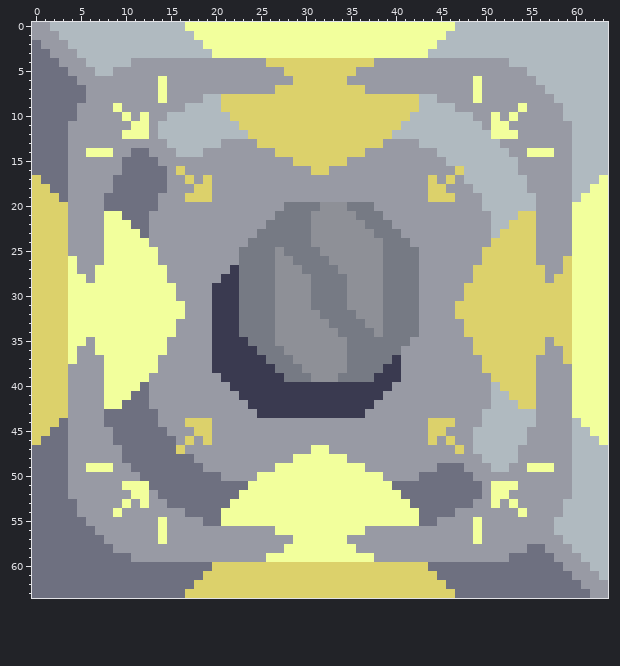
Two states of a pixel-art sprite, sprites/blocks/effect/trading-stations/silicon-trading-station.png. That is the earlier state.
The file is 64x64 pixels.
New version:
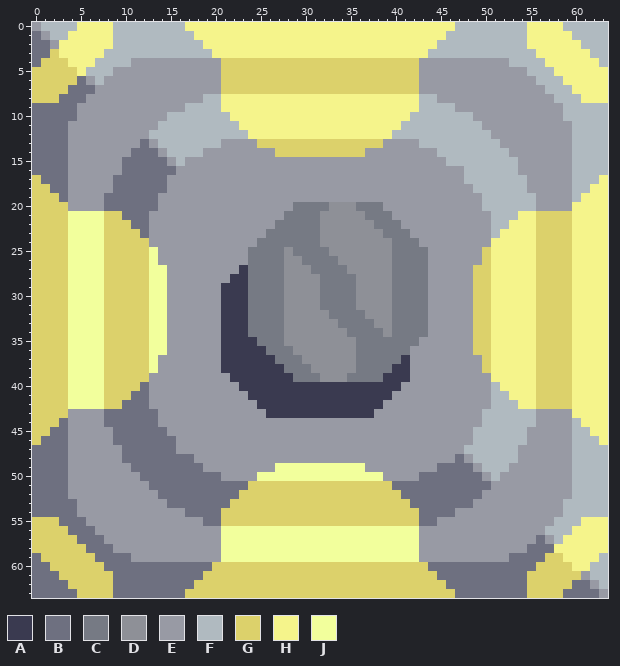
Palette (. is transparent): A #3a3a50  B #6e7080  C #767a84  D #8e9097  E #989aa4  F #b0bac0  G #dcd16b  H #f5f48b  J #f2ff9c
From old to new:
Changed rows in their new state; - is an unchanged pixel.
first column x 0:
 0 -F---HHHH--------HHHHHHHHHHHHHHHHHHHHHHHHHHHHHH--------HHHH-----
 1 B-F-HHHHH---------HHHHHHHHHHHHHHHHHHHHHHHHHHHH---------HHHHH----
 2 -B-HHHHHH----------HHHHHHHHHHHHHHHHHHHHHHHHHH----------HHHHHH---
 3 --GHHHHH------------HHHHHHHHHHHHHHHHHHHHHHHH------------HHHHHH--
 4 -GGGHHH--------------GGGGG------------GGGGG--------------HHHHHH-
 5 GGGGGHF--------------GGGGGGG--------GGGGGGG---------------HHHHHH
 6 GGGGGB-F------E------GGGGGGGG------GGGGGGGG------E---------HHHHH
 7 GGGG--B-------E------GGGGGG----------GGGGGG------E----------HHHH
 8 GGG-----------E------HHHHHHHHHHHHHHHHHHHHHH------E-----------HHH
 9 ---------E-----------HHHHHHHHHHHHHHHHHHHHHH-----------E---------
10 ----------E-E---------HHHHHHHHHHHHHHHHHHHH---------E-E----------
11 -----------EE----------HHHHHHHHHHHHHHHHHH----------EE-----------
12 ----------EEEF----------HHHHHHHHHHHHHHHH-----------EEE----------
13 ------------B-F-------------------------------------------------
14 ------EEE----B-F---------------------------------------EEE------
15 --------------B-F------------EEEEEE-----------------------------
16 ---------------BE--------------EE--------------E----------------
17 -----------------E-E------------------------E-E----------------H
18 ------------------EE------------------------EE----------------HH
19 -----------------EEE------------------------EEE--------------HHH
20 ----------------------------E---C--D--C---------------------HHHH
21 ----JJJJGG-----------------E---C----D--C--------------HHGGGGHHHH
22 ----JJJJGGG---------------E----C-----D--C------------HHHGGGGHHHH
23 ----JJJJGGGG-------------E-----C------D--C----------HHHHGGGGHHHH
24 ----JJJJGGGGG-----------E------C-------D--C--------HHHHHGGGGHHHH
25 ----JJJJGGGGG----------E---CD---C------D---C-------HHHHHGGGGHHHH
26 -----JJJGGGGG----------E---C-D---C-----D---C-------HHHHHGGG-HHHH
27 -----JJ-GGGGG---------EA---C--D---C----D---C-------HHHHH-GG-HHHH
28 ------J-GGGGG--------E-A---C---D---C---D---C-------HHHHH-G--HHHH
29 --------GGGGG--E----E--A---C---D---C---D---C----E--HHHHH----HHHH
30 --------GGGGG--E----E--A---C---D---C---D---C----E--HHHHH----HHHH
31 --------GGGGG--EE---E--A---C---D---C---D---C---EE--HHHHH----HHHH
32 --------GGGGG--EE---E--A---C----D---C--D---C---EE--HHHHH----HHHH
33 --------GGGGG--E----E--A---C-----D---C-D---C----E--HHHHH----HHHH
34 --------GGGGG--E----E--A---C------D---CD---C----E--HHHHH----HHHH
35 ------J-GGGGG-------E---A--C-------D------C--------HHHHH-G--HHHH
36 -----JJ-GGGGG-------E----A--C------D-----C---------HHHHH-GG-HHHH
37 -----JJJGGGGG-------E-----A--C-----D----CA---------HHHHHGGG-HHHH
38 ----JJJJGGGGG-------E------A--C----D---C-A---------HHHHHGGGGHHHH
39 ----JJJJGGGGG--------E------A--C--D---C--A---------HHHHHGGGGHHHH
40 ----JJJJGGGG----------E-----------------A-----------HHHHGGGGHHHH
41 ----JJJJGGG------------E---------------A-------------HHHGGGGHHHH
42 ----JJJJGG--------------E-------------A---------------HHGGGGHHHH
43 -------------------------E-----------A----------------------HHHH
44 -----------------EEE------------------------EEE--------------HHH
45 ------------------EE------------------------EE----------------HH
46 -----------------E-E------------------------E-E----------------H
47 ----------------E--------------EE--------------EF---------------
48 -----------------------------EEEEEE------------B-F--------------
49 ------EEE---------------------------------------B-F----EEE------
50 -------------------------------------------------B-F------------
51 ----------EEE-----------GGGGGGGGGGGGGGGG----------BEEE----------
52 -----------EE----------GGGGGGGGGGGGGGGGGG----------EE-----------
53 ----------E-E---------GGGGGGGGGGGGGGGGGGGG---------E-E----------
54 ---------E-----------GGGGGGGGGGGGGGGGGGGGGG-----------E---------
55 GGG-----------E------GGGGGGGGGGGGGGGGGGGGGG------E-----------HHH
56 GGGG----------E------JJJJJJ----------JJJJJJ------E-------F--HHHH
57 GGGGG---------E------JJJJJJJJ------JJJJJJJJ------E------B-FHHHHH
58 GGGGGG---------------JJJJJJJ--------JJJJJJJ--------------BHHHHHH
59 -GGGGGG--------------JJJJJ------------JJJJJ--------------GGHHHH-
60 --GGGGGG------------------------------------------------GGGGHH--
61 ---GGGGGG----------------------------------------------GGGGGG-F-
62 ----GGGGG----------------------------------------------GGGGG-B-F
63 -----GGGG----------------------------------------------GGGG---B-
Where, in picture pixels (left, top, right, bottom), the same in both pictures:
changed: (32, 22, 608, 598)
